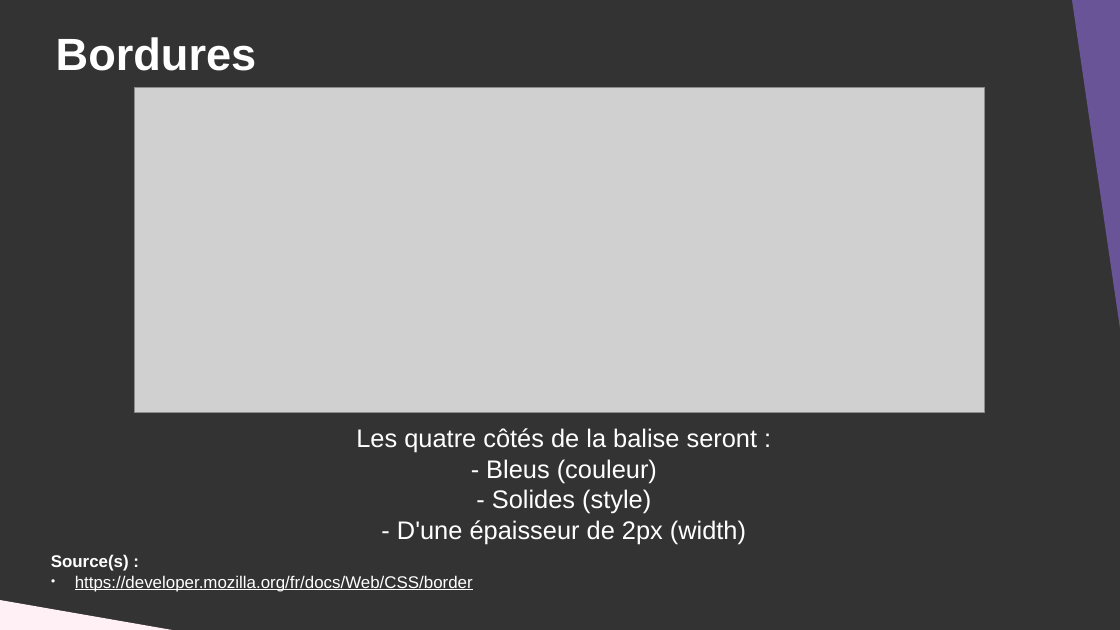
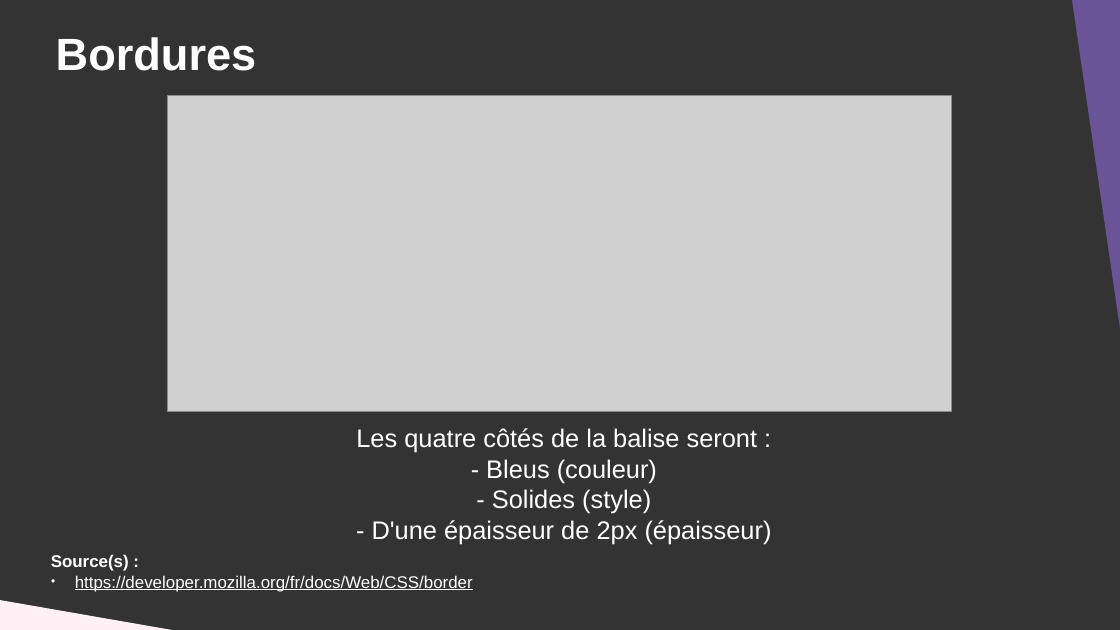
Before and after one commit to DanYellow/cours, a slide deck: slide 48 of integration-web-s1/travaux-pratiques/numero-5/presentation.odp. Drawn at 1120x630 pixels with LibreOffice and Linux fonts; fonts in the diff are those of the drawing; grey boxes stand for pictures. Boxes give left, top, right and bottom in pixels: in the first picture for what was removed or moved away, otherwise in the second. Text is boxed around its words. In the diff, an @@ line names an element or a change of style, - is before the commit and + after.

```diff
--- a/integration-web-s1/travaux-pratiques/numero-5/presentation.odp
+++ b/integration-web-s1/travaux-pratiques/numero-5/presentation.odp
@@ picture: place and size @@
-picture at [135, 88, 986, 413]
+picture at [168, 96, 952, 411]
@@ text at [372, 520, 772, 544]: text changed @@
-- D'une épaisseur de 2px (width)
+- D'une épaisseur de 2px (épaisseur)
```
Also in this commit, not shown: 10 other slides changed, 2 slides added, 2 slides removed, 1 other file.
